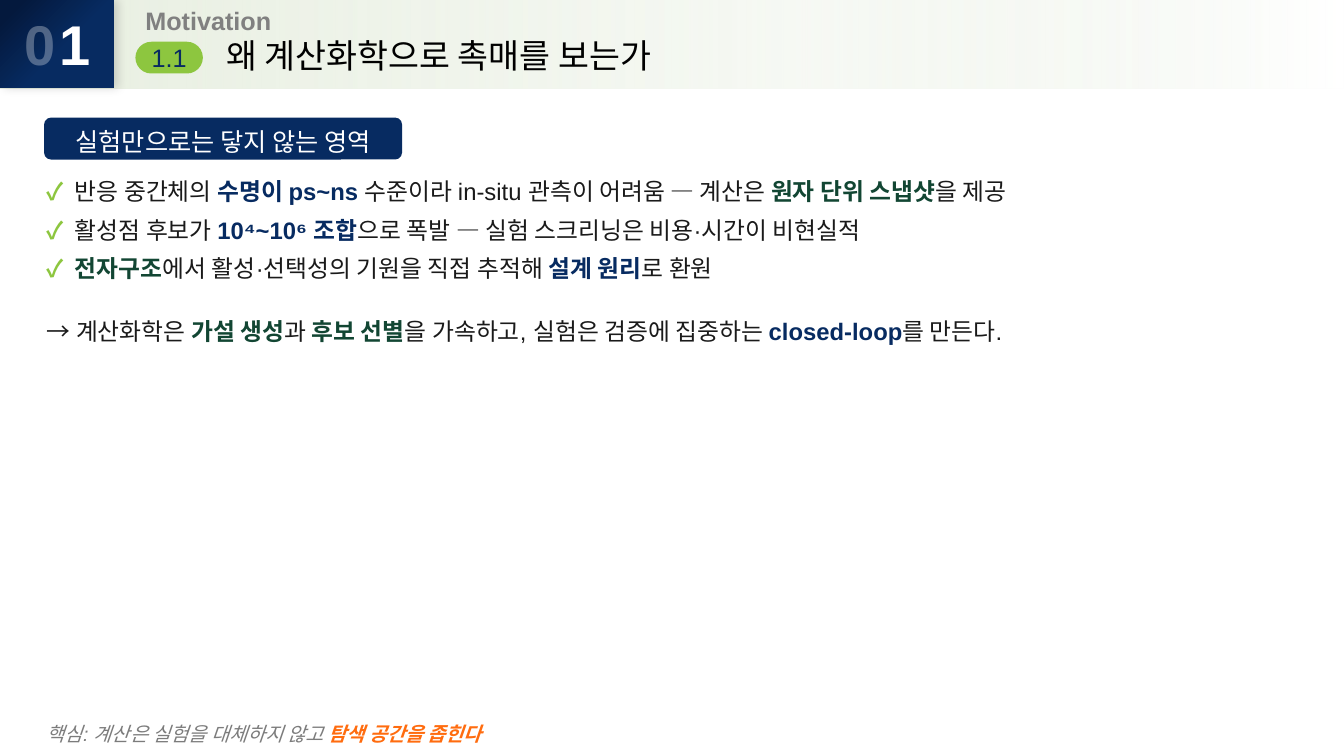
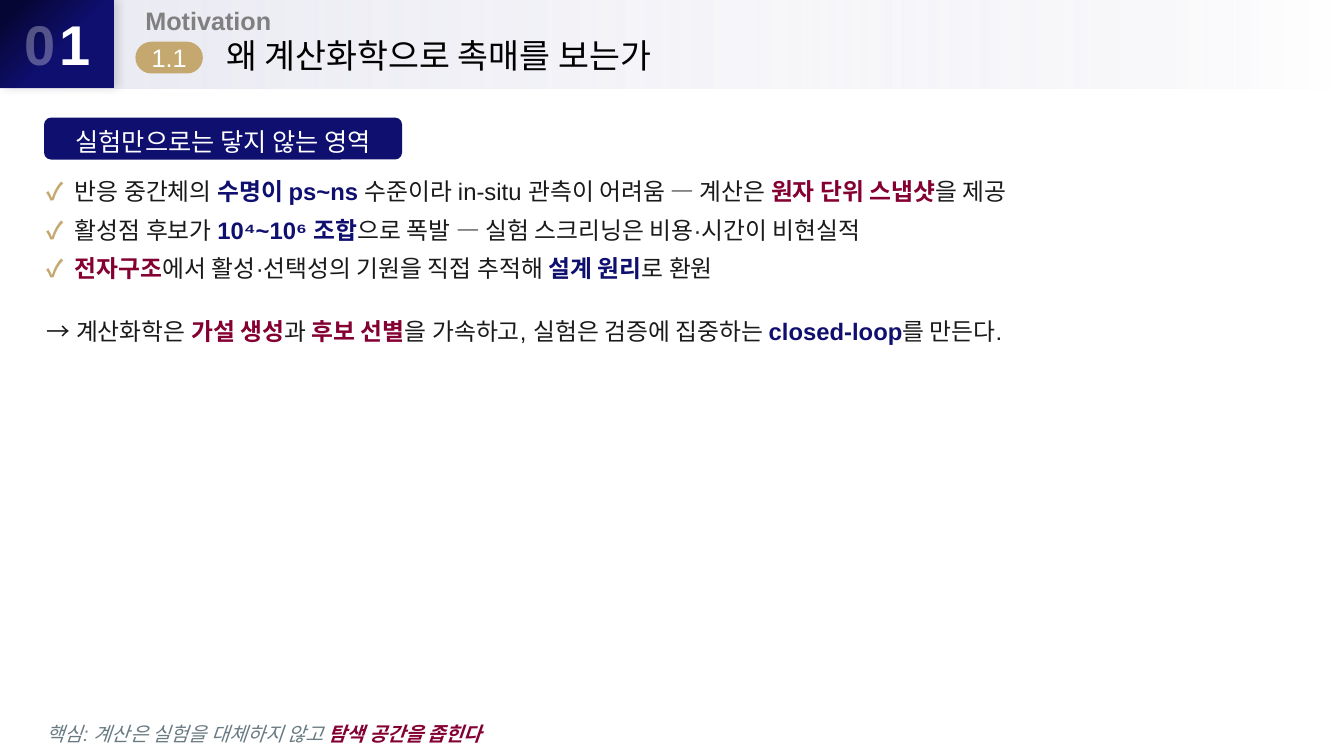
Before and after one commit to s-choung/snu-slides, a slide deck: slide 2 of samples/benchmark_catalysis_deck.pptx. Drawn at 1344x756 pixels with LibreOffice and Linux fonts; fonts in the diff are those of the drawing. Boxes give left, top, right and bottom in pixels: in the first picture for what was removed or moved away, otherwise in the second. Text is boxed around its words. In the diff, an @@ line names an element or a change of style, - is before the commit and + after.

```diff
--- a/samples/benchmark_catalysis_deck.pptx
+++ b/samples/benchmark_catalysis_deck.pptx
@@ rectangle at bbox=[0, 0, 1344, 89]: fill gradient #E8EFE1 to #FFFFFF to gradient #E9E9F2 to #FFFFFF @@
@@ rectangle at bbox=[0, 0, 114, 88]: fill gradient #04193D to #072B61 to gradient #060634 to #0F0F70 @@
@@ rounded rectangle "1.1" at bbox=[135, 41, 203, 73]: text colour #072B61 to #FFFFFF; fill #8DC63F to #C5A86F @@
@@ rounded rectangle "실험만으로는 닿지 않는 영역" at bbox=[44, 118, 402, 160]: fill #072B61 to #0F0F70 @@
@@ text "✓ 반응 중간체의 수명이 ps~ns ..." at bbox=[75, 180, 1007, 279]: text colour #8DC63F to #C5A86F in "✓", "✓", "✓"; text colour #072B61 to #0F0F70 in "수명이 ps~ns", "10⁴~10⁶ 조합으로", "설계 원리로"; text colour #124633 to #840032 in "원자 단위 스냅샷을", "전자구조에서" @@
@@ text "→ 계산화학은 가설 생성과 후보 ..." at bbox=[76, 320, 1002, 345]: text colour #124633 to #840032 in "가설 생성과 후보 선별을"; text colour #072B61 to #0F0F70 in "closed-loop를" @@
@@ text "핵심: 계산은 실험을 대체하지 않고 ..." at bbox=[47, 724, 482, 743]: text colour #7C7C7C to #697A82 in "핵심: 계산은 실험을 대체하지 않고"; text colour #FF6C0F to #840032 in "탐색 공간을 좁힌다" @@
```
Also in this commit, not shown: 5 other slides changed, 6 other files.
